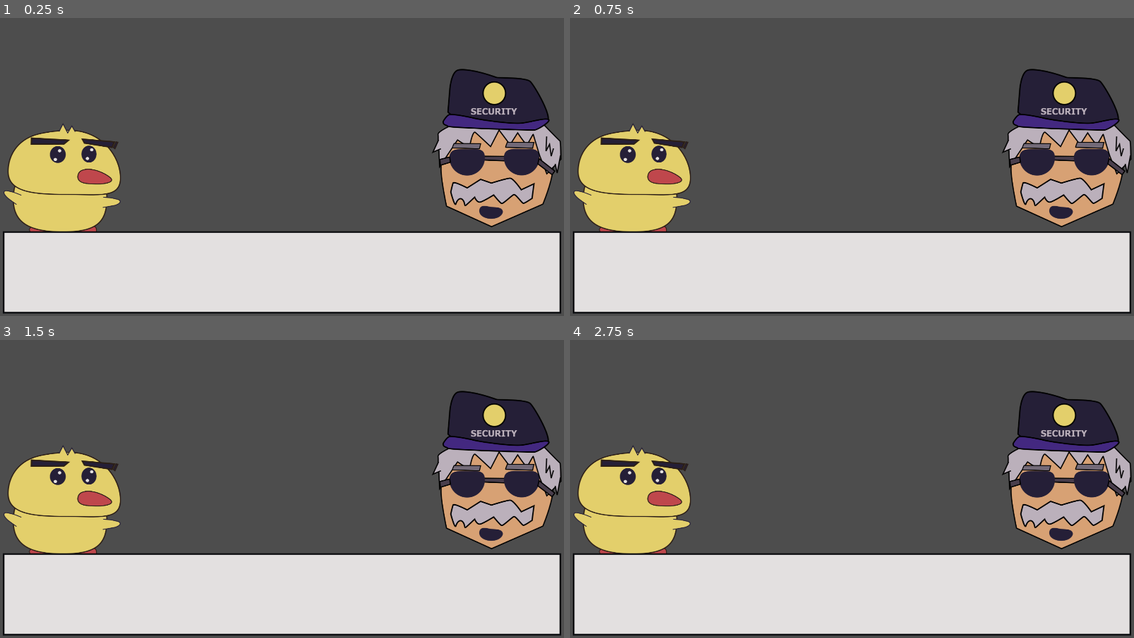
Above: before the commit, frames 1-4 (two rows, left to right).
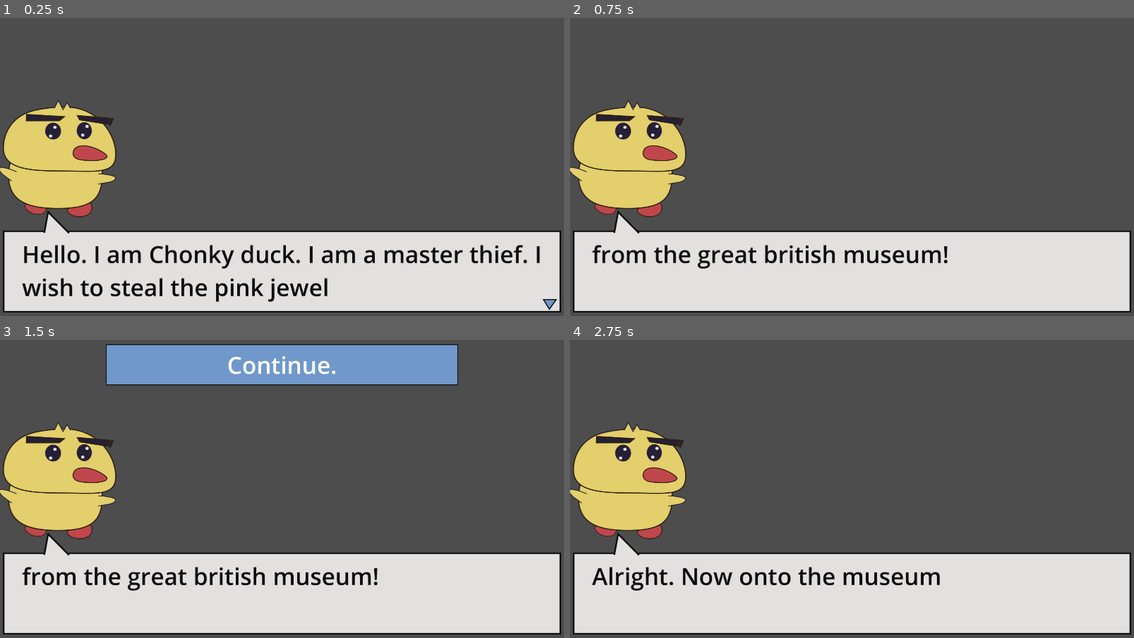
Above: after the commit, the same moments.

Repository: mathew-tran/chonkyduck2025
Game: Godot game, scene res://Scenes/Main.tscn
Two runs of this game, one before a commit and one after it. Both use one fixed random seed, a clock stepped at 60 frames per second and the inputs below.
Inputs (mouse positions are in pixels of both pictures, inside the frame that each line leads up to):
- Up to frame 1 (0.25 s): no input
- Up to frame 2 (0.75 s): tap Enter at 0.5 s; move the mouse to (976, 143) at 0.52 s; press the mouse at (976, 143) at 0.53 s
- Up to frame 3 (1.5 s): tap Space at 1.25 s; move the mouse to (169, 494) at 1.27 s; release the mouse at (169, 494) at 1.28 s; click (169, 494) at 1.35 s
- Up to frame 4 (2.75 s): click (852, 363) at 2 s, where only the run after the commit has a clickable "Continue."

The runs differ from the first frame. In frame 1, 18% of the frame differs, in the area x 0-100%, y 17-100%; in frame 2, 17%; in frame 3, 25%, in the area x 0-100%, y 1-100%; in frame 4, 17%.

Commit message:
add dialogue system

Diff:
--- /dev/null
+++ b/Content/ActionData.gd
@@ -0,0 +1,6 @@
+extends Resource
+
+class_name ActionData
+
+@export var ActionName = "Name"
+@export var DialogueRef : DialogueData
--- /dev/null
+++ b/Content/DialogueData.gd
@@ -0,0 +1,30 @@
+extends Resource
+
+class_name DialogueData
+
+@export var bIsPlayer = false
+@export var SpeakerRef : SpeakerData
+@export var DialogueToSay = ""
+
+@export var Action1 : ActionData
+@export var Action2 : ActionData
+@export var Action3 : ActionData
+@export var Action4 : ActionData
+
+func GetSpeakerRef():
+	if bIsPlayer:
+		return load("res://Content/Speakers/SpeakerDuck.tres")
+	else:
+		return SpeakerRef
+
+func GetActions():
+	var actions = []
+	if is_instance_valid(Action1):
+		actions.append(Action1)
+	if is_instance_valid(Action2):
+		actions.append(Action2)
+	if is_instance_valid(Action3):
+		actions.append(Action3)
+	if is_instance_valid(Action4):
+		actions.append(Action4)
+	return actions
--- /dev/null
+++ b/Content/Dialogues/Act1/Act1Part1Dialogue.tres
@@ -0,0 +1,18 @@
+[gd_resource type="Resource" script_class="DialogueData" load_steps=5 format=3 uid="uid://bkt1g0vxv3qnl"]
+
+[ext_resource type="Script" uid="uid://bqt4k86x2hw2v" path="res://Content/DialogueData.gd" id="1_3q6d3"]
+[ext_resource type="Resource" uid="uid://beaxua8y03nvg" path="res://Content/Dialogues/Act1/Act1Part1Dialogue2.tres" id="1_tcu5k"]
+[ext_resource type="Script" uid="uid://c7xkm80tcrsro" path="res://Content/ActionData.gd" id="2_7eug0"]
+
+[sub_resource type="Resource" id="Resource_2u8nd"]
+script = ExtResource("2_7eug0")
+ActionName = "Continue."
+DialogueRef = ExtResource("1_tcu5k")
+metadata/_custom_type_script = "uid://c7xkm80tcrsro"
+
+[resource]
+script = ExtResource("1_3q6d3")
+bIsPlayer = true
+DialogueToSay = "Hello. I am Chonky duck. I am a master thief. I wish to steal the pink jewel from the great british museum!"
+Action1 = SubResource("Resource_2u8nd")
+metadata/_custom_type_script = "uid://bqt4k86x2hw2v"
--- /dev/null
+++ b/Content/Dialogues/Act1/Act1Part1Dialogue2.tres
@@ -0,0 +1,9 @@
+[gd_resource type="Resource" script_class="DialogueData" load_steps=2 format=3 uid="uid://beaxua8y03nvg"]
+
+[ext_resource type="Script" uid="uid://bqt4k86x2hw2v" path="res://Content/DialogueData.gd" id="2_7hvit"]
+
+[resource]
+script = ExtResource("2_7hvit")
+bIsPlayer = true
+DialogueToSay = "Alright. Now onto the museum"
+metadata/_custom_type_script = "uid://bqt4k86x2hw2v"
--- /dev/null
+++ b/Content/SpeakerData.gd
@@ -0,0 +1,6 @@
+extends Resource
+
+class_name SpeakerData
+
+@export var SpeakerName = "Name"
+@export var SpeakerImage : Texture2D
--- /dev/null
+++ b/Content/Speakers/SpeakerDuck.tres
@@ -0,0 +1,10 @@
+[gd_resource type="Resource" script_class="SpeakerData" load_steps=3 format=3 uid="uid://q0pbi8vjmhuq"]
+
+[ext_resource type="Texture2D" uid="uid://b1xfegtp5u3vk" path="res://Art/Characters/ChonkyDuck/ChonkyDuckIdle.png" id="1_7yqoe"]
+[ext_resource type="Script" uid="uid://cksqek8ep10yn" path="res://Content/SpeakerData.gd" id="1_yiv35"]
+
+[resource]
+script = ExtResource("1_yiv35")
+SpeakerName = "Chonky Duck"
+SpeakerImage = ExtResource("1_7yqoe")
+metadata/_custom_type_script = "uid://cksqek8ep10yn"
--- /dev/null
+++ b/Content/Speakers/SpeakerSecurityLead.tres
@@ -0,0 +1,10 @@
+[gd_resource type="Resource" script_class="SpeakerData" load_steps=3 format=3 uid="uid://dbt11g8s0vpbl"]
+
+[ext_resource type="Texture2D" uid="uid://dmdou6d66gdmw" path="res://Art/Characters/SecurityLead/SecurityLeadIdle.png" id="1_vsvbe"]
+[ext_resource type="Script" uid="uid://cksqek8ep10yn" path="res://Content/SpeakerData.gd" id="2_aqlwo"]
+
+[resource]
+script = ExtResource("2_aqlwo")
+SpeakerName = "Lead Security"
+SpeakerImage = ExtResource("1_vsvbe")
+metadata/_custom_type_script = "uid://cksqek8ep10yn"
--- /dev/null
+++ b/Prefabs/ActionButton.tscn
@@ -0,0 +1,26 @@
+[gd_scene load_steps=4 format=3 uid="uid://cbhq13ra7kjfq"]
+
+[ext_resource type="Texture2D" uid="uid://grqyt7rale3k" path="res://Art/UI/DialogueChoice.png" id="1_nsb06"]
+[ext_resource type="Texture2D" uid="uid://1nnwfs883vna" path="res://Art/UI/DialogueChoiceHover.png" id="2_sip1o"]
+[ext_resource type="Script" uid="uid://b4ejcutryqcn6" path="res://Scripts/ActionButton.gd" id="3_sip1o"]
+
+[node name="TextureButton" type="TextureButton"]
+texture_normal = ExtResource("1_nsb06")
+texture_pressed = ExtResource("2_sip1o")
+texture_hover = ExtResource("2_sip1o")
+stretch_mode = 3
+script = ExtResource("3_sip1o")
+
+[node name="Label" type="Label" parent="."]
+layout_mode = 1
+anchors_preset = 15
+anchor_right = 1.0
+anchor_bottom = 1.0
+grow_horizontal = 2
+grow_vertical = 2
+theme_override_font_sizes/font_size = 80
+text = "asdasd"
+horizontal_alignment = 1
+vertical_alignment = 1
+
+[connection signal="button_up" from="." to="." method="_on_button_up"]
--- /dev/null
+++ b/Prefabs/DialogueUI.tscn
@@ -0,0 +1,94 @@
+[gd_scene load_steps=7 format=3 uid="uid://dch1prjihqcvg"]
+
+[ext_resource type="Texture2D" uid="uid://b1xfegtp5u3vk" path="res://Art/Characters/ChonkyDuck/ChonkyDuckIdle.png" id="1_g1g66"]
+[ext_resource type="Script" uid="uid://b7os0s3jqls0q" path="res://Scripts/DialogueUI.gd" id="1_rrf6a"]
+[ext_resource type="Texture2D" uid="uid://dmdou6d66gdmw" path="res://Art/Characters/SecurityLead/SecurityLeadIdle.png" id="2_rrf6a"]
+[ext_resource type="Texture2D" uid="uid://bxcl8ri5abn0d" path="res://Art/UI/DialogueBo.png" id="3_opq0f"]
+[ext_resource type="Texture2D" uid="uid://bi8dotweq366s" path="res://Art/UI/DialogueSpeakArrow.png" id="4_lwf1i"]
+[ext_resource type="Texture2D" uid="uid://b4pqt0f4siswm" path="res://Art/UI/DialogueContinueArrow.png" id="6_opq0f"]
+
+[node name="Dialogue" type="Control" groups=["DialogueUI"]]
+layout_mode = 3
+anchors_preset = 15
+anchor_right = 1.0
+anchor_bottom = 1.0
+grow_horizontal = 2
+grow_vertical = 2
+script = ExtResource("1_rrf6a")
+
+[node name="LeftPortrait" type="TextureRect" parent="."]
+layout_mode = 0
+offset_left = -4.0
+offset_top = 341.0
+offset_right = 396.0
+offset_bottom = 742.0
+texture = ExtResource("1_g1g66")
+
+[node name="RightPortrait" type="TextureRect" parent="."]
+layout_mode = 0
+offset_left = 1495.0
+offset_top = 172.0
+offset_right = 1936.0
+offset_bottom = 712.0
+texture = ExtResource("2_rrf6a")
+
+[node name="DialogueBox" type="TextureRect" parent="."]
+layout_mode = 1
+anchors_preset = 7
+anchor_left = 0.5
+anchor_top = 1.0
+anchor_right = 0.5
+anchor_bottom = 1.0
+offset_left = -950.0
+offset_top = -292.0
+offset_right = 950.0
+offset_bottom = -12.0
+grow_horizontal = 2
+grow_vertical = 0
+texture = ExtResource("3_opq0f")
+
+[node name="LeftArrow" type="TextureRect" parent="DialogueBox"]
+layout_mode = 0
+offset_left = 138.0
+offset_top = -69.0
+offset_right = 227.0
+offset_bottom = 11.0
+texture = ExtResource("4_lwf1i")
+
+[node name="RightArrow" type="TextureRect" parent="DialogueBox"]
+layout_mode = 0
+offset_left = 1642.0
+offset_top = -71.0
+offset_right = 1731.0
+offset_bottom = 9.0
+texture = ExtResource("4_lwf1i")
+flip_h = true
+
+[node name="Label" type="Label" parent="."]
+modulate = Color(0.0470588, 0.0509804, 0.0627451, 1)
+layout_mode = 0
+offset_left = 75.0
+offset_top = 813.0
+offset_right = 1886.0
+offset_bottom = 1041.0
+theme_override_font_sizes/font_size = 80
+text = "1234567890 1234567890 1234567890 1234567890 1234567890 1234567890 12345678"
+autowrap_mode = 2
+
+[node name="ContinueArrow" type="TextureRect" parent="."]
+layout_mode = 0
+offset_left = 1847.0
+offset_top = 1022.0
+offset_right = 1897.0
+offset_bottom = 1060.0
+texture = ExtResource("6_opq0f")
+
+[node name="Actions" type="VBoxContainer" parent="."]
+layout_mode = 1
+anchors_preset = 15
+anchor_right = 1.0
+anchor_bottom = 1.0
+offset_top = 77.0
+offset_bottom = -508.0
+grow_horizontal = 2
+grow_vertical = 2
--- a/Scenes/Main.tscn
+++ b/Scenes/Main.tscn
@@ -1,10 +1,8 @@
-[gd_scene load_steps=4 format=3 uid="uid://cnj6s1cks3ql0"]
+[gd_scene load_steps=2 format=3 uid="uid://cnj6s1cks3ql0"]
 
-[ext_resource type="Texture2D" uid="uid://bxcl8ri5abn0d" path="res://Art/UI/DialogueBo.png" id="1_r150o"]
-[ext_resource type="Texture2D" uid="uid://b1xfegtp5u3vk" path="res://Art/Characters/ChonkyDuck/ChonkyDuckIdle.png" id="2_idj7w"]
-[ext_resource type="Texture2D" uid="uid://dmdou6d66gdmw" path="res://Art/Characters/SecurityLead/SecurityLeadIdle.png" id="2_kln2b"]
+[ext_resource type="PackedScene" uid="uid://dch1prjihqcvg" path="res://Prefabs/DialogueUI.tscn" id="1_r150o"]
 
-[node name="Control" type="Control"]
+[node name="Main" type="Control"]
 layout_mode = 3
 anchors_preset = 15
 anchor_right = 1.0
@@ -12,33 +10,5 @@
 grow_horizontal = 2
 grow_vertical = 2
 
-[node name="TextureRect" type="TextureRect" parent="."]
-layout_mode = 0
-offset_left = 12.0
-offset_top = 421.0
-offset_right = 412.0
-offset_bottom = 822.0
-texture = ExtResource("2_idj7w")
-
-[node name="TextureRect2" type="TextureRect" parent="."]
-layout_mode = 0
-offset_left = 1470.0
-offset_top = 237.0
-offset_right = 1911.0
-offset_bottom = 777.0
-texture = ExtResource("2_kln2b")
-
-[node name="Control" type="TextureRect" parent="."]
+[node name="Dialogue" parent="." instance=ExtResource("1_r150o")]
 layout_mode = 1
-anchors_preset = 7
-anchor_left = 0.5
-anchor_top = 1.0
-anchor_right = 0.5
-anchor_bottom = 1.0
-offset_left = -950.0
-offset_top = -289.0
-offset_right = 950.0
-offset_bottom = -9.0
-grow_horizontal = 2
-grow_vertical = 0
-texture = ExtResource("1_r150o")
--- /dev/null
+++ b/Scripts/ActionButton.gd
@@ -0,0 +1,13 @@
+extends TextureButton
+
+class_name ActionButton
+
+var ActionRef : ActionData
+
+
+func Setup(actionRef : ActionData):
+	ActionRef = actionRef
+	$Label.text = actionRef.ActionName
+
+func _on_button_up() -> void:
+	Finder.GetDialogueUI().InjectDialogue(ActionRef.DialogueRef)
--- /dev/null
+++ b/Scripts/Autoload/Finder.gd
@@ -0,0 +1,4 @@
+extends Node
+
+func GetDialogueUI() -> DialogueUI:
+	return get_tree().get_nodes_in_group("DialogueUI")[0]
--- /dev/null
+++ b/Scripts/DialogueUI.gd
@@ -0,0 +1,87 @@
+extends Control
+
+class_name DialogueUI
+
+var TextToShow = []
+
+var DialogueBoxTextLimit = 80
+
+var DialogueRef : DialogueData
+enum STATE {
+	SHOW_DIALOGUE,
+	DIALOGUE_COMPLETE,
+}
+
+var CurrentState = STATE.SHOW_DIALOGUE
+
+var ActionButtonClass = load("res://Prefabs/ActionButton.tscn")
+
+func _ready() -> void:
+	print(len($Label.text))
+	InjectDialogue(load("res://Content/Dialogues/Act1/Act1Part1Dialogue.tres"))
+
+func InjectDialogue(dialogue : DialogueData):
+	ClearActions()
+	CurrentState = STATE.SHOW_DIALOGUE
+	DialogueRef = dialogue
+	QueueText(dialogue.DialogueToSay)
+	$DialogueBox/LeftArrow.visible = false
+	$DialogueBox/RightArrow.visible = false
+	$RightPortrait.visible = false
+	$LeftPortrait.visible = false
+
+	if dialogue.bIsPlayer:
+		$LeftPortrait.texture = dialogue.GetSpeakerRef().SpeakerImage
+		$LeftPortrait.visible = true
+		$DialogueBox/LeftArrow.visible = true
+	else:
+		$RightPortrait.texture = dialogue.GetSpeakerRef().SpeakerImage
+		$RightPortrait.visible = true
+		$DialogueBox/RightArrow.visible = true
+
+
+
+
+func QueueText(newText):
+	TextToShow.clear()
+	var textLeft = Array(newText.split(" "))
+
+	while len(textLeft) != 0:
+		var textToAdd = ""
+		while len(textToAdd) < DialogueBoxTextLimit and len(textLeft) != 0:
+			var constructedString = textLeft[0] + textToAdd
+			if len(constructedString) > DialogueBoxTextLimit:
+				break
+			textToAdd += textLeft.pop_front() + " "
+		TextToShow.append(textToAdd)
+	print(TextToShow)
+	ShowNextText()
+
+func ShowNextText():
+	if CurrentState == STATE.DIALOGUE_COMPLETE:
+		return
+
+	if TextToShow.size() > 0:
+		$Label.text = TextToShow.pop_front()
+		$ContinueArrow.visible = TextToShow.size() > 0
+	else:
+		CurrentState = STATE.DIALOGUE_COMPLETE
+		PopulateActions()
+
+func PopulateActions():
+	ClearActions()
+
+	await get_tree().process_frame
+
+	for action in DialogueRef.GetActions():
+		var instance = ActionButtonClass.instantiate()
+		instance.Setup(action)
+		$Actions.add_child(instance)
+
+func ClearActions():
+	for child in $Actions.get_children():
+		child.queue_free()
+
+func _input(event: InputEvent) -> void:
+	if event.is_action_pressed("click"):
+		ShowNextText()
--- a/project.godot
+++ b/project.godot
@@ -15,7 +15,23 @@
 config/features=PackedStringArray("4.4", "Forward Plus")
 config/icon="res://icon.svg"
 
+[autoload]
+
+Finder="*res://Scripts/Autoload/Finder.gd"
+
 [display]
 
 window/size/viewport_width=1920
 window/size/viewport_height=1080
+
+[input]
+
+click={
+"deadzone": 0.2,
+"events": [Object(InputEventMouseButton,"resource_local_to_scene":false,"resource_name":"","device":-1,"window_id":0,"alt_pressed":false,"shift_pressed":false,"ctrl_pressed":false,"meta_pressed":false,"button_mask":0,"position":Vector2(0, 0),"global_position":Vector2(0, 0),"factor":1.0,"button_index":1,"canceled":false,"pressed":false,"double_click":false,"script":null)
+]
+}
+
+[rendering]
+
+renderer/rendering_method.mobile="gl_compatibility"
Binary file added: Art/UI/DialogueChoice.png
Not shown, added: Art/UI/DialogueChoice.png.import
Binary file added: Art/UI/DialogueChoiceHover.png
Not shown, added: Art/UI/DialogueChoiceHover.png.import
Binary file added: Art/UI/DialogueContinueArrow.png
Not shown, added: Art/UI/DialogueContinueArrow.png.import
Binary file changed: Art/UI/DialogueSpeakArrow.png
Binary file added: Art/chonkyduck2025/Art/UI/DialogueChoiceHover.png
Not shown, added: Art/chonkyduck2025/Art/UI/DialogueChoiceHover.png.import
Binary file added: Art/chonkyduck2025/Art/chonkyduck2025/Art/UI/DialogueChoice.png
Not shown, added: Art/chonkyduck2025/Art/chonkyduck2025/Art/UI/DialogueChoice.png.import
Not shown, added: Content/ActionData.gd.uid
(and 5 more such lines)
